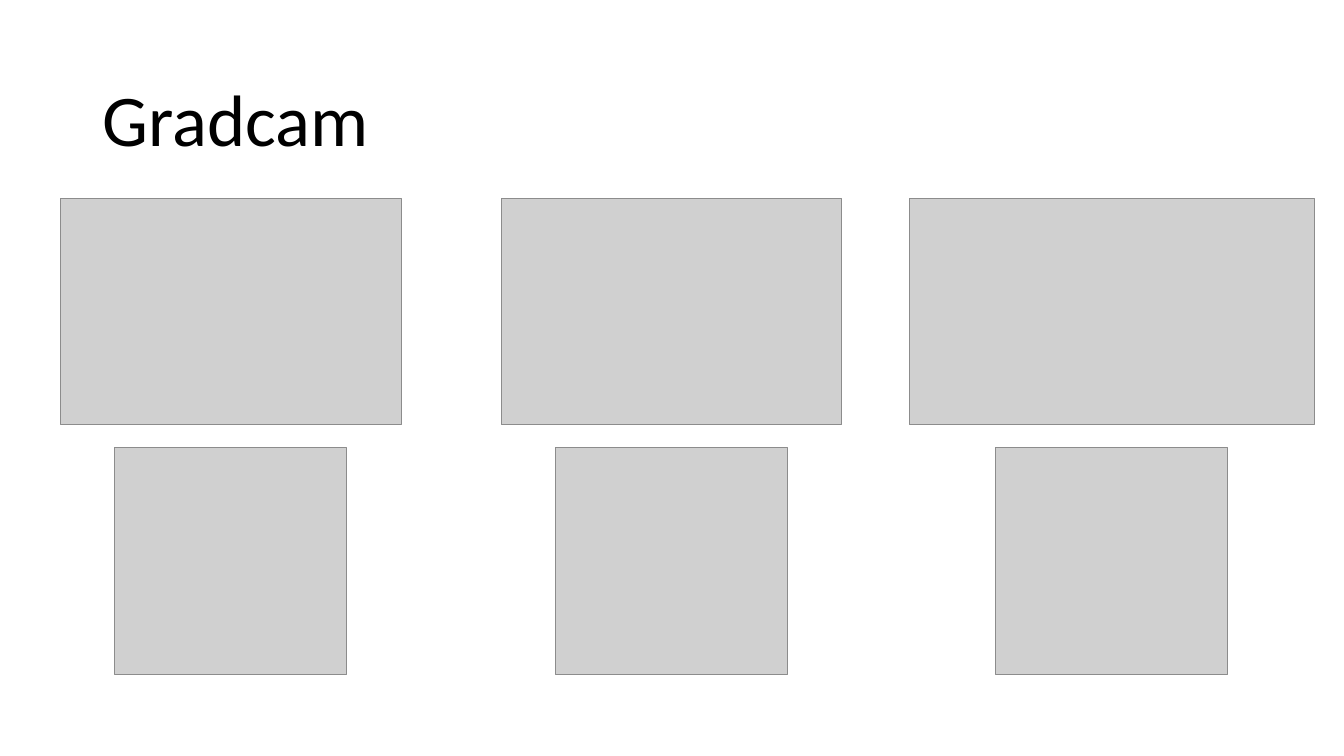
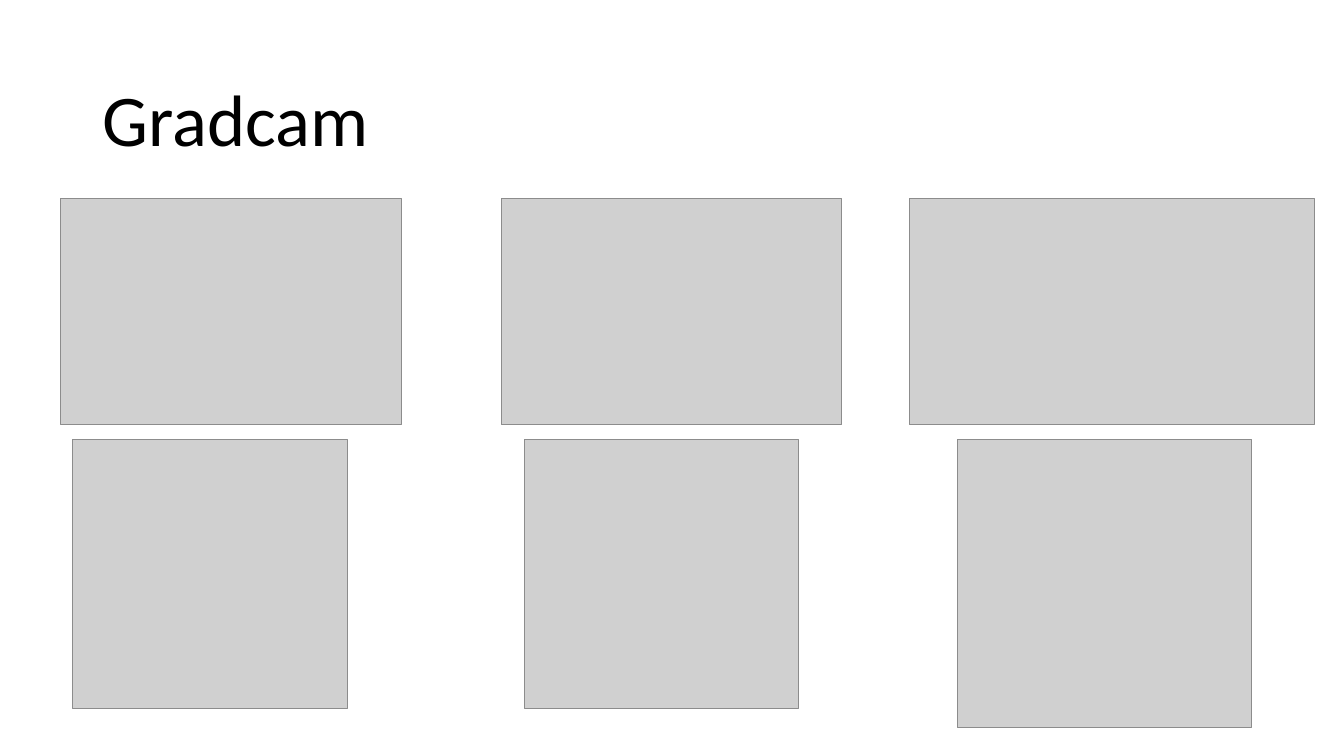
Before and after one commit to WingSyncAlgorithm/Object_Detection, a slide deck: slide 6 of 統整簡報/20230924/海洋生物辨識.pptx. Drawn at 1344x756 pixels with LibreOffice and Linux fonts; fonts in the diff are those of the drawing; grey boxes stand for pictures. Boxes give left, top, right and bottom in pixels: in the first picture for what was removed or moved away, otherwise in the second. Text is boxed around its words. In the diff, an @@ line names an element or a change of style, - is before the commit and + after.

```diff
--- a/統整簡報/20230924/海洋生物辨識.pptx
+++ b/統整簡報/20230924/海洋生物辨識.pptx
@@ picture resized from (x1=115, y1=448, x2=347, y2=675) to (x1=73, y1=440, x2=347, y2=709) @@
@@ picture resized from (x1=556, y1=448, x2=787, y2=675) to (x1=524, y1=440, x2=799, y2=709) @@
@@ picture resized from (x1=996, y1=448, x2=1228, y2=675) to (x1=958, y1=440, x2=1252, y2=728) @@
```
Also in this commit, not shown: 6 other slides changed, 1 slide removed, 6 other files.
